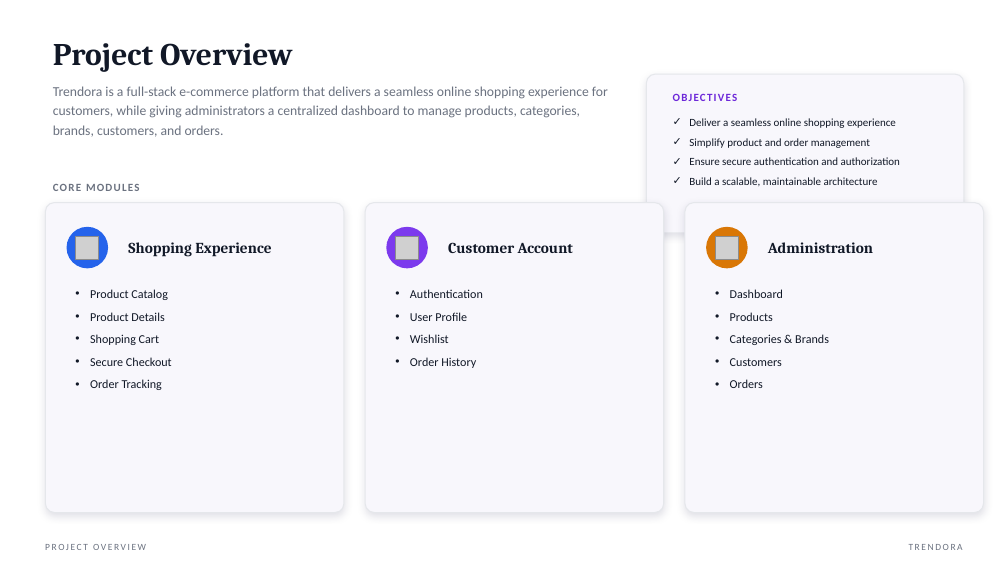
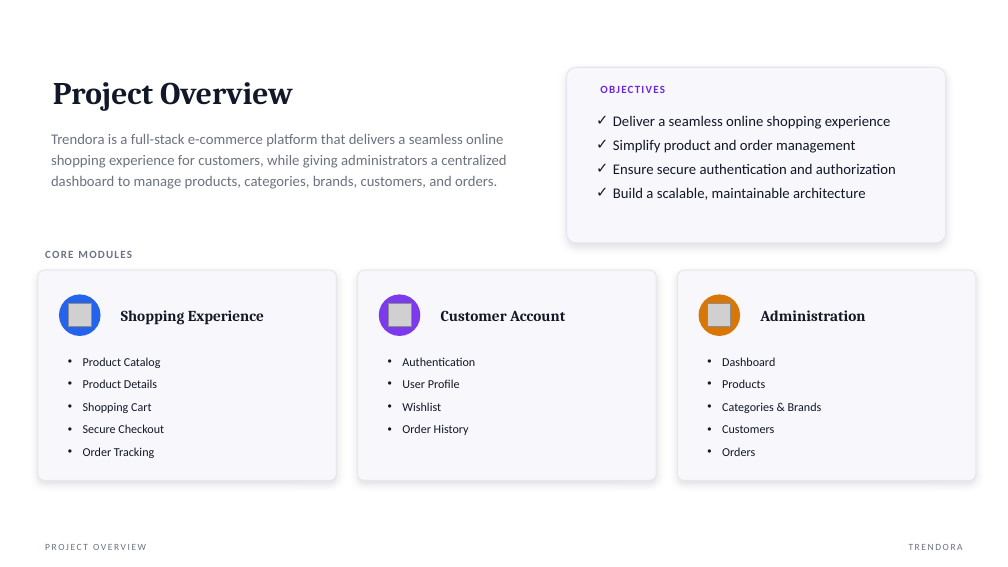
Before and after one commit to Mostafa-Elabsawy/DEPI-Graduation-Project, a slide deck: slide 2 of Presentation.pptx. Drawn at 1008x567 pixels with LibreOffice and Linux fonts; fonts in the diff are those of the drawing; grey boxes stand for pictures. Boxes give left, top, right and bottom in pixels: in the first picture for what was removed or moved away, otherwise in the second. Text is boxed around its words. In the diff, an @@ line names an element or a change of style, - is before the commit and + after.

```diff
--- a/Presentation.pptx
+++ b/Presentation.pptx
@@ text "Project Overview": place and size @@
-text "Project Overview" at bbox=[53, 43, 293, 72]
+text "Project Overview" at bbox=[53, 82, 293, 111]
@@ rounded rectangle: place and size @@
-rounded rectangle at bbox=[647, 74, 964, 233]
+rounded rectangle at bbox=[566, 67, 946, 243]
@@ text "OBJECTIVES": place and size @@
-text "OBJECTIVES" at bbox=[665, 86, 945, 109]
+text "OBJECTIVES" at bbox=[593, 78, 873, 101]
@@ text "Deliver a seamless online shopping ...": place and size @@
-text "Deliver a seamless online shopping ..." at bbox=[689, 118, 900, 186]
+text "Deliver a seamless online shopping ..." at bbox=[613, 115, 896, 200]
@@ text "Deliver a seamless online shopping ..." at bbox=[613, 115, 896, 200]: size 10.5 to 14 pt @@
@@ text "Trendora is a full-stack e-commerce ...": place and size @@
-text "Trendora is a full-stack e-commerce ..." at bbox=[53, 86, 608, 137]
+text "Trendora is a full-stack e-commerce ..." at bbox=[51, 134, 506, 189]
@@ text "Trendora is a full-stack e-commerce ..." at bbox=[51, 134, 506, 189]: size 13 to 14 pt @@
@@ 2 pictures, 1 text: place and size @@
-2 pictures, 1 text at bbox=[53, 184, 738, 259]
+2 pictures, 1 text at bbox=[45, 251, 730, 327]
@@ rounded rectangle: place and size @@
-rounded rectangle at bbox=[45, 203, 344, 513]
+rounded rectangle at bbox=[38, 270, 337, 480]
@@ 3 texts, 1 ellipse: place and size @@
-3 texts, 1 ellipse at bbox=[67, 227, 873, 268]
+3 texts, 1 ellipse at bbox=[59, 294, 865, 336]
@@ rounded rectangle: place and size @@
-rounded rectangle at bbox=[365, 203, 664, 513]
+rounded rectangle at bbox=[358, 270, 656, 480]
@@ ellipse: place and size @@
-ellipse at bbox=[386, 227, 428, 268]
+ellipse at bbox=[379, 294, 420, 336]
@@ rounded rectangle: place and size @@
-rounded rectangle at bbox=[685, 203, 984, 513]
+rounded rectangle at bbox=[678, 270, 976, 480]
@@ ellipse: place and size @@
-ellipse at bbox=[706, 227, 748, 268]
+ellipse at bbox=[699, 294, 740, 336]
@@ picture: place and size @@
-picture at bbox=[76, 236, 98, 259]
+picture at bbox=[68, 304, 91, 327]
@@ text "Product Catalog": place and size @@
-text "Product Catalog" at bbox=[90, 289, 172, 390]
+text "Product Catalog" at bbox=[83, 357, 164, 458]
@@ text "Authentication": place and size @@
-text "Authentication" at bbox=[410, 289, 483, 368]
+text "Authentication" at bbox=[402, 357, 475, 435]
@@ text "Dashboard": place and size @@
-text "Dashboard" at bbox=[730, 289, 829, 388]
+text "Dashboard" at bbox=[722, 357, 822, 456]
```
Also in this commit, not shown: 14 other slides changed.
